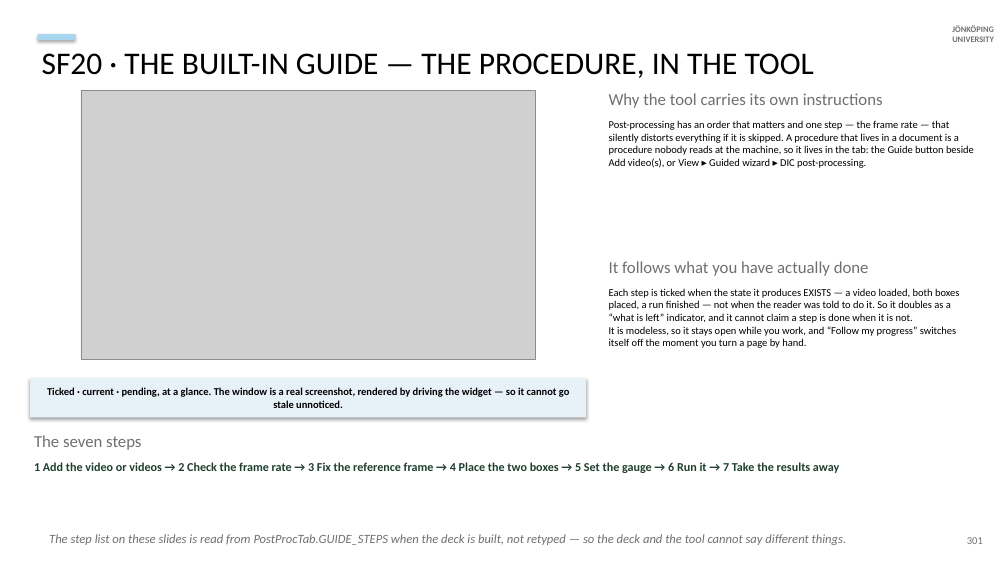
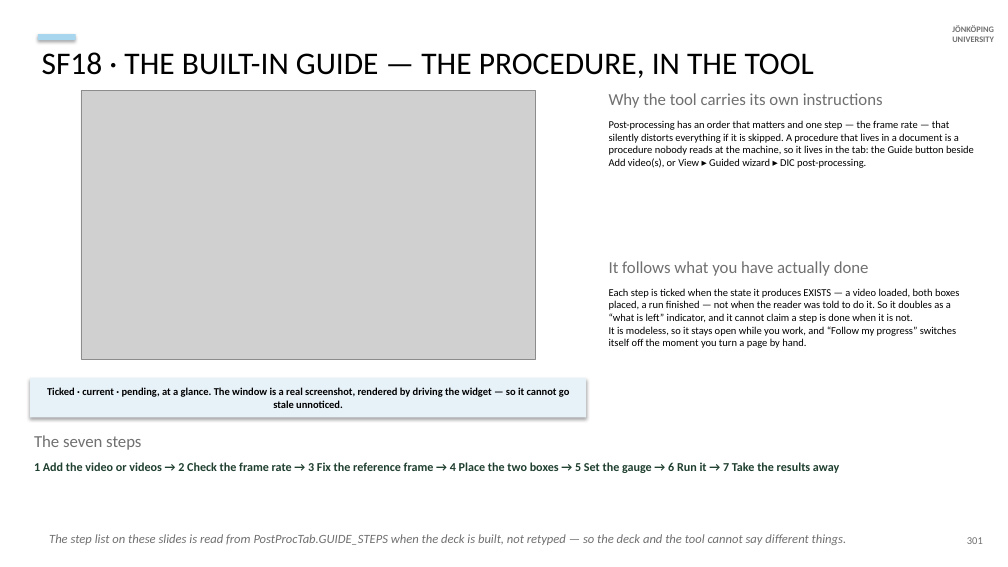
Before and after one commit to AdithyaSivakumar-3/UTM, a slide deck: slide 161 of documentation/decks/V6a_8_6_20_slides.pptx. Drawn at 1008x567 pixels with LibreOffice and Linux fonts; fonts in the diff are those of the drawing; grey boxes stand for pictures. Boxes give left, top, right and bottom in pixels: in the first picture for what was removed or moved away, otherwise in the second. Text is boxed around its words. In the diff, an @@ line names an element or a change of style, - is before the commit and + after.

```diff
--- a/documentation/decks/V6a_8_6_20_slides.pptx
+++ b/documentation/decks/V6a_8_6_20_slides.pptx
@@ text at <box>42,52,814,78</box>: text changed @@
-SF20 · THE BUILT-IN GUIDE — THE PROCEDURE, IN THE TOOL
+SF18 · THE BUILT-IN GUIDE — THE PROCEDURE, IN THE TOOL
```
Also in this commit, not shown: 13 other slides changed, 13 other files.
